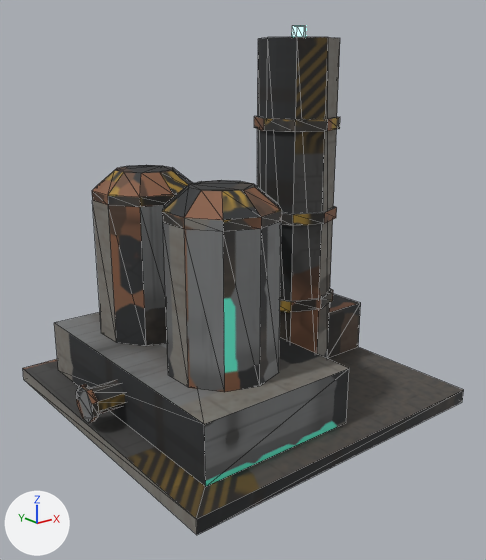
Two versions of the glTF model jogo/assets/modelos/maquinas/refinador.glb, one commit apart.
Rendered twice from a camera (50 mm lens) standing at (-3.5, -4.48, 2.85) and looking at (-0.03, -0.15, 1.12). The axes (+X, +Y, +Z) are drawn at lower left. The lights are the same throughout. The picture after the commit comes second. Mesh edges are drawn as thin lines. Vertices at exactly the same position are counted once.

Objects in the first picture: 'refinador'.
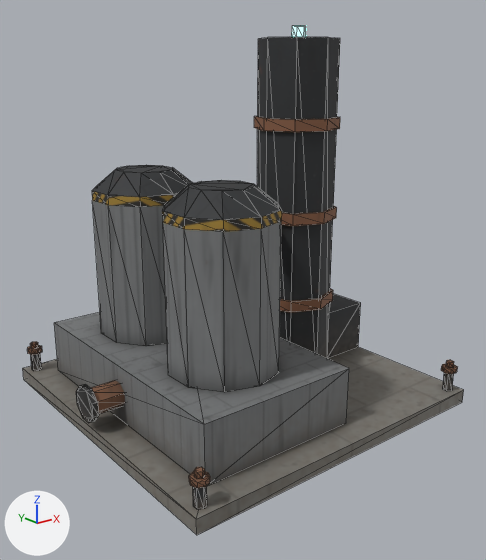
Boxes (x1, y1, x2, y2) around the edits, measured in the pictures (486 x 560 px):
part 1 of me_refinador_corpo, added
    after: (193, 486, 207, 509)
part 2 of me_refinador_corpo, added
    after: (30, 353, 42, 371)
part 3 of me_refinador_corpo, added
    after: (443, 373, 454, 391)
part 4 of me_refinador_corpo, added
    after: (189, 471, 210, 488)
part 5 of me_refinador_corpo, added
    after: (194, 467, 205, 479)
part 6 of me_refinador_corpo, added
    after: (27, 345, 42, 355)
part 7 of me_refinador_corpo, added
    after: (30, 342, 38, 349)
part 8 of me_refinador_corpo, added
    after: (441, 364, 458, 374)
part 9 of me_refinador_corpo, added
    after: (446, 360, 454, 368)
part 10 of me_refinador_corpo, surface changed
    both: (23, 37, 464, 535)

Patch to the scene script:
```diff
--- a/jogo/assets/modelos/maquinas/refinador.glb.py
+++ b/jogo/assets/modelos/maquinas/refinador.glb.py
@@ me_refinador_corpo @@
 # used by ob_refinador; location = (0.0, 0.0, 0.0)
-me_refinador_corpo.from_pydata(...)  # 276 vertices, 488 faces; spans x -1.5..1.5, y -1.45..1.5, z 0.0..3.2
+me_refinador_corpo.from_pydata(...)  # 396 vertices, 692 faces; spans x -1.5..1.5, y -1.45..1.5, z 0.0..3.2
+# me_refinador_corpo part 1: a new loose piece, a 6-sided cylinder along z spanning x -1.389..-1.311, y -1.395..-1.305, z 0.12..0.3, in mat_refinador_tex (picture img_refinador_tex)
+# me_refinador_corpo part 2: a new loose piece, a 6-sided cylinder along z spanning x -1.389..-1.311, y 1.305..1.395, z 0.12..0.3, in mat_refinador_tex (picture img_refinador_tex)
+# me_refinador_corpo part 3: a new loose piece, a 6-sided cylinder along z spanning x 1.311..1.389, y -1.395..-1.305, z 0.12..0.3, in mat_refinador_tex (picture img_refinador_tex)
+# me_refinador_corpo part 4: a new loose piece, an 8-sided cylinder along z spanning x -1.42..-1.28, y -1.42..-1.28, z 0.3..0.34, in mat_refinador_tex (picture img_refinador_tex)
+# me_refinador_corpo part 5: a new loose piece, a 6-sided cylinder along z spanning x -1.38..-1.32, y -1.385..-1.315, z 0.34..0.39, in mat_refinador_tex (picture img_refinador_tex)
+# me_refinador_corpo part 6: a new loose piece, an 8-sided cylinder along z spanning x -1.42..-1.28, y 1.28..1.42, z 0.3..0.34, in mat_refinador_tex (picture img_refinador_tex)
+# me_refinador_corpo part 7: a new loose piece, a 6-sided cylinder along z spanning x -1.38..-1.32, y 1.315..1.385, z 0.34..0.39, in mat_refinador_tex (picture img_refinador_tex)
+# me_refinador_corpo part 8: a new loose piece, an 8-sided cylinder along z spanning x 1.28..1.42, y -1.42..-1.28, z 0.3..0.34, in mat_refinador_tex (picture img_refinador_tex)
+# me_refinador_corpo part 9: a new loose piece, a 6-sided cylinder along z spanning x 1.32..1.38, y -1.385..-1.315, z 0.34..0.39, in mat_refinador_tex (picture img_refinador_tex)
+# me_refinador_corpo part 10: 485 kept faces spanning x -1.5..1.5, y -1.45..1.5, z 0.0..3.2 get new texture (UV) coordinates
+# other edits to the shape of me_refinador_corpo do not show in these pictures
 me_refinador_corpo.materials.append(mat_refinador_tex)
```
